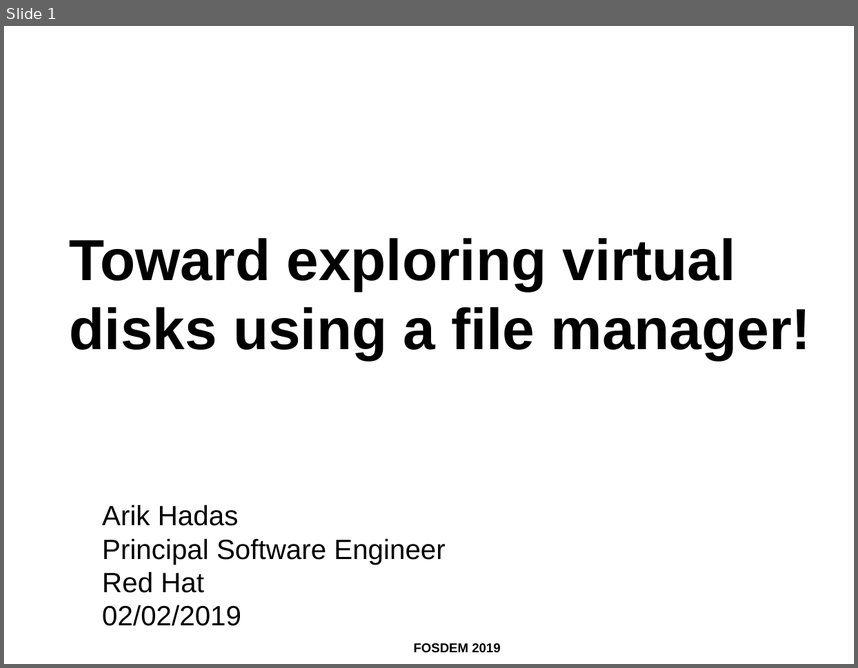
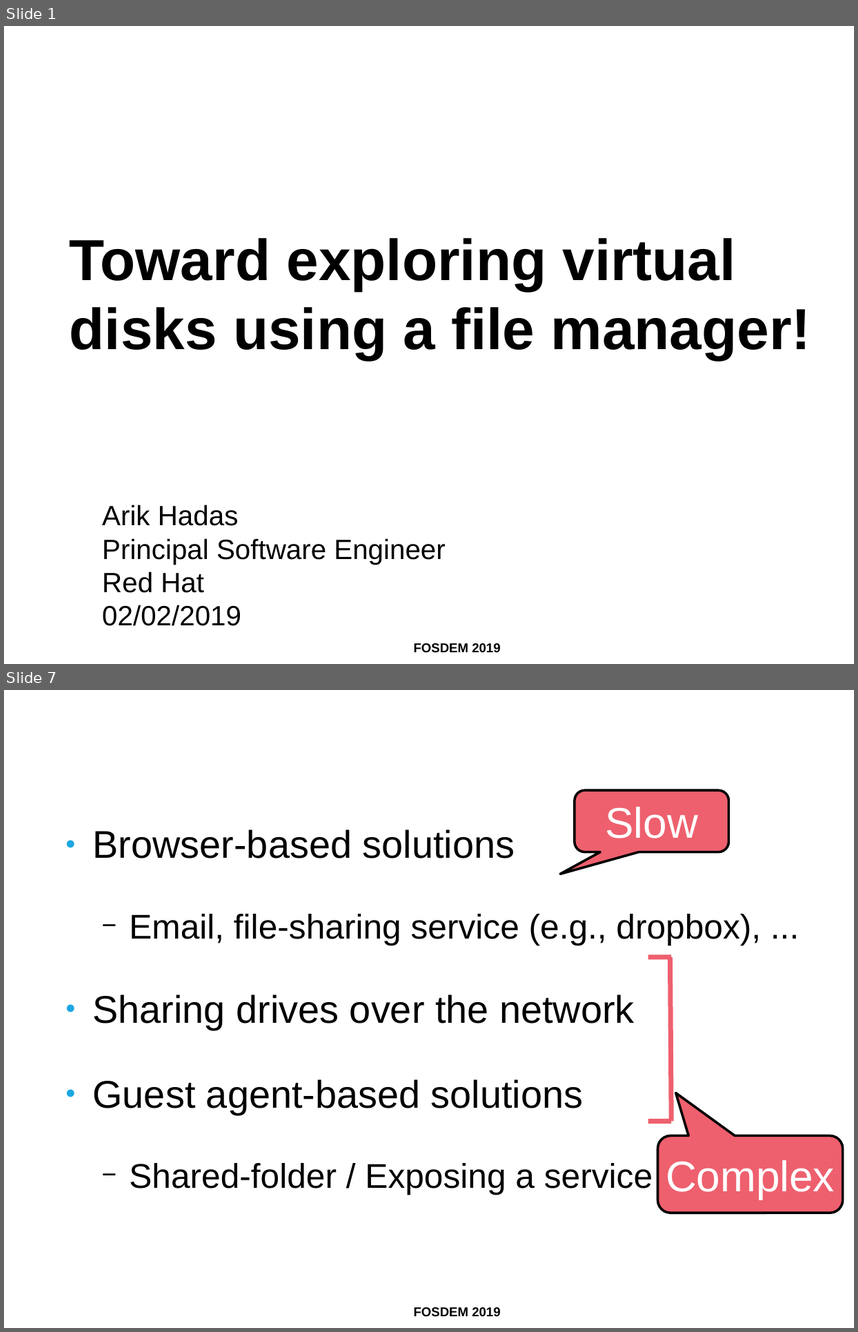
Before and after one commit to ahadas/ahadas.github.io, a slide deck: slides/toward_exploring_virtual_disks_using_a_file_manager.odp. Shown one above the other, each under a label of ours: slide 1 before the commit, slides 1 and 7 after it; the slides between them are not shown. The pictures are 858x668 and 858x1332 pixels, drawn with LibreOffice and Linux fonts; fonts in the diff are those of the drawing; background and template pictures are left out. Boxes give left, top, right and bottom in pixels: in the first picture for what was removed or moved away, otherwise in the second. Text is boxed around its words. In the diff, an @@ line names an element or a change of style, - is before the commit and + after.

```diff
--- a/slides/toward_exploring_virtual_disks_using_a_file_manager.odp
+++ b/slides/toward_exploring_virtual_disks_using_a_file_manager.odp
@@ slide 7 added at bbox=[4, 690, 854, 1328], background #FFFFFF; not listed: 1 template element that a slide beside it also shows @@
@@ title added at bbox=[150, 696, 854, 754], 36 pt, text #FFFFFF @@
+Case #1: Possible Solutions
@@ rounded speech box added at bbox=[575, 790, 729, 852], fill #EE606E, outline #000000 2.3 pt, 40 pt, text #FFFFFF @@
+Slow
@@ text added at bbox=[93, 829, 761, 1194], 36 pt, text #000000 @@
+● Browser-based solutions
+  − Email, file-sharing service (e.g., dropbox), ...
+● Sharing drives over the network
+● Guest agent-based solutions
+  − Shared-folder / Exposing a service
@@ line added from (649, 957) to (672, 957), #EE606E 4.51 pt @@
@@ line added from (671, 957) to (672, 1121), #EE606E 4.51 pt @@
@@ line added from (649, 1121) to (672, 1121), #EE606E 4.51 pt @@
@@ rounded speech box added at bbox=[658, 1136, 843, 1213], fill #EE606E, outline #000000 2.3 pt, 40 pt, text #FFFFFF @@
+Complex
```
Also in this commit, not shown: 2 slides changed, 9 other slides added, 4 slides removed.
